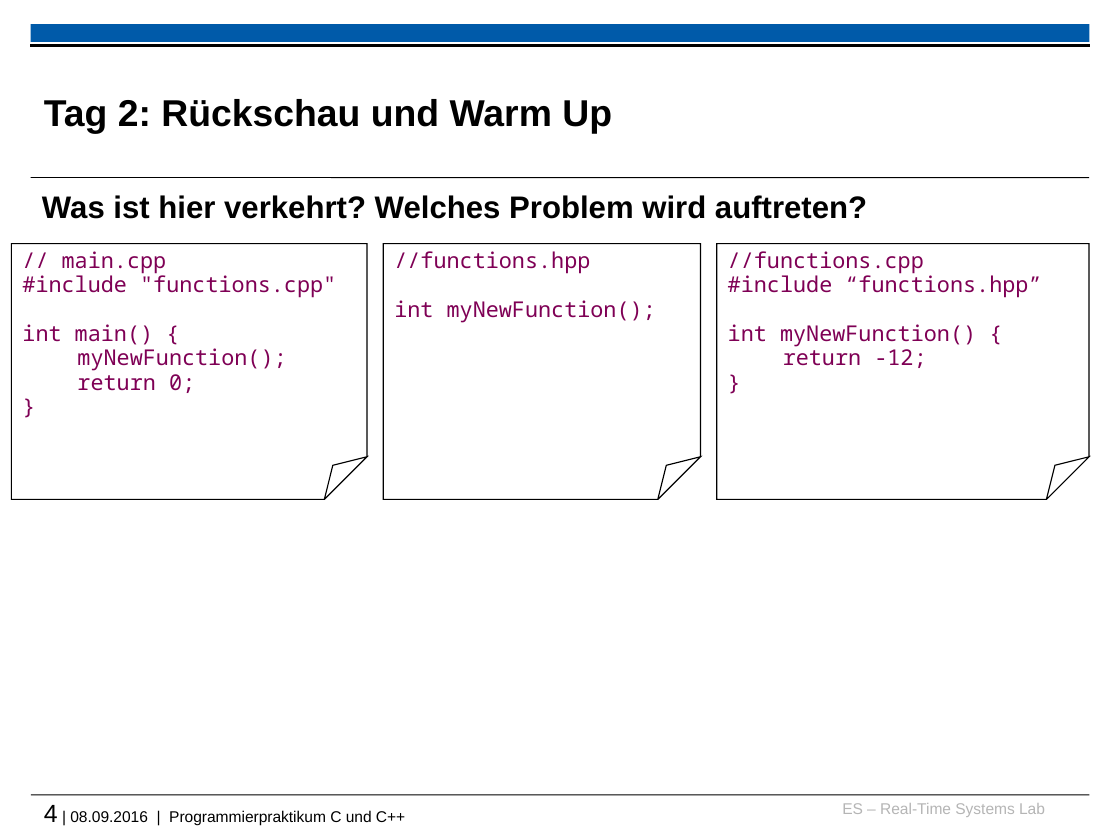
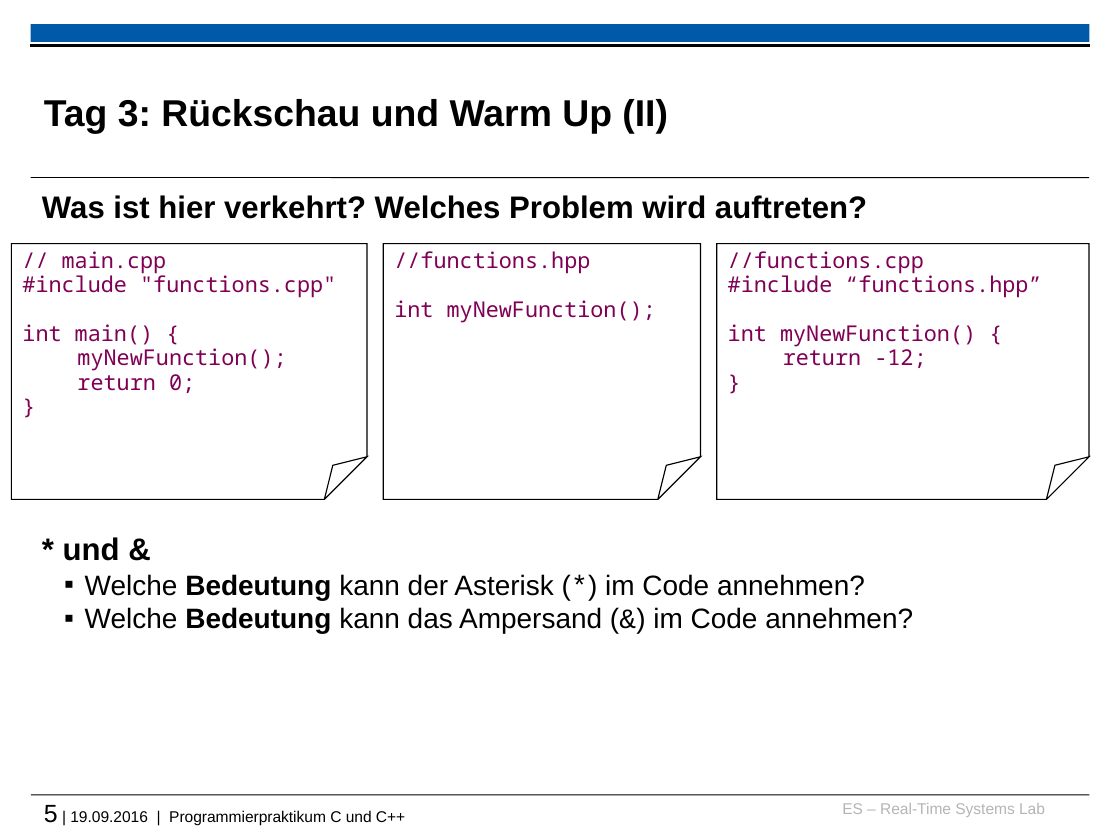
Before and after one commit to h82k/tud-cppp, a slide deck: slide 5 of 2016/recap_and_warmup_slides.pptx (slide 4 before the commit). Drawn at 1120x840 pixels with LibreOffice and Linux fonts; fonts in the diff are those of the drawing; background and template pictures are left out. Boxes give left, top, right and bottom in pixels: in the first picture for what was removed or moved away, otherwise in the second. Text is boxed around its words. In the diff, an @@ line names an element or a change of style, - is before the commit and + after.

```diff
--- a/2016/recap_and_warmup_slides.pptx
+++ b/2016/recap_and_warmup_slides.pptx
@@ title at (x1=44, y1=99, x2=668, y2=133): text changed @@
-Tag 2: Rückschau und Warm Up
+Tag 3: Rückschau und Warm Up (II)
@@ text at (x1=63, y1=537, x2=913, y2=633): paragraphs added @@
+* und &
+  ▪ Welche Bedeutung kann der Asterisk (*) im Code annehmen?
+  ▪ Welche Bedeutung kann das Ampersand (&) im Code annehmen?
@@ text at (x1=44, y1=805, x2=405, y2=825): text changed @@
-4 | 08.09.2016 | Programmierpraktikum C und C++
+5 | 19.09.2016 | Programmierpraktikum C und C++
```
Also in this commit, not shown: 1 other slide changed, 1 slide added, 3 other files.
